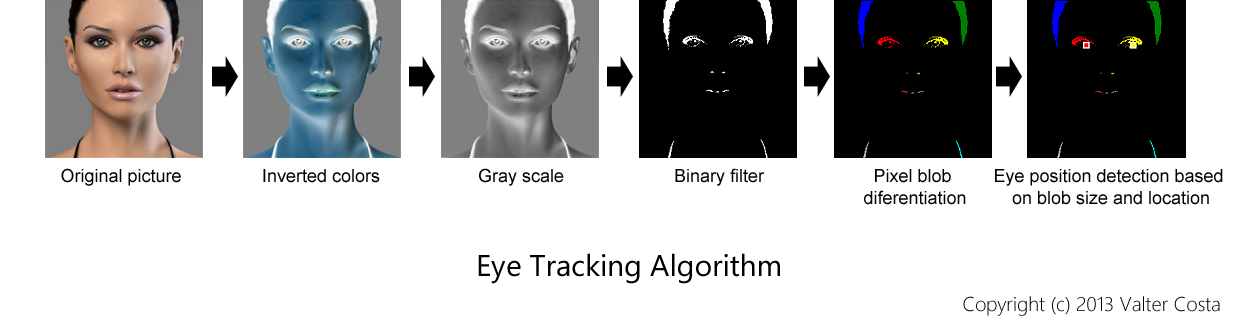
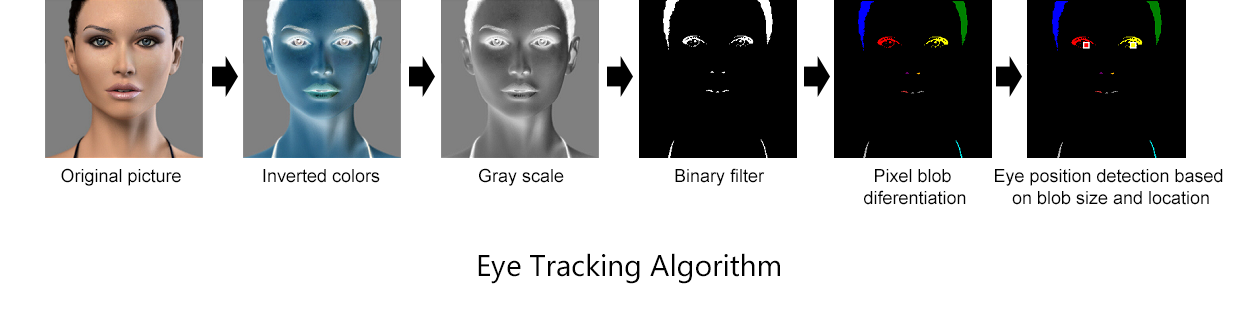
Before/after of a 1233×326 layered artwork. What changed in the layer stack:
painted on "Shape 1 copy 4", masked it over [left=424, top=58, right=435, bottom=95]
painted on "Shape 1 copy 3", masked it over [left=622, top=58, right=633, bottom=95]
painted on "Shape 1 copy 2", masked it over [left=819, top=58, right=830, bottom=95]
painted on "Shape 1 copy", masked it over [left=1011, top=58, right=1022, bottom=95]
removed layer "Copyright (c) 2013 Valter Costa" from group "Arrows" over [left=963, top=296, right=1220, bottom=316]
painted on "Shape 1", masked it over [left=227, top=58, right=238, bottom=95]
